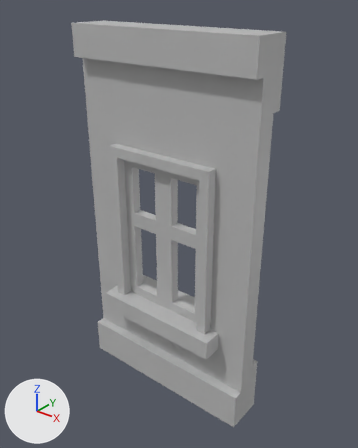
A saved change to the FBX model Assets/Models/SWindow.fbx.
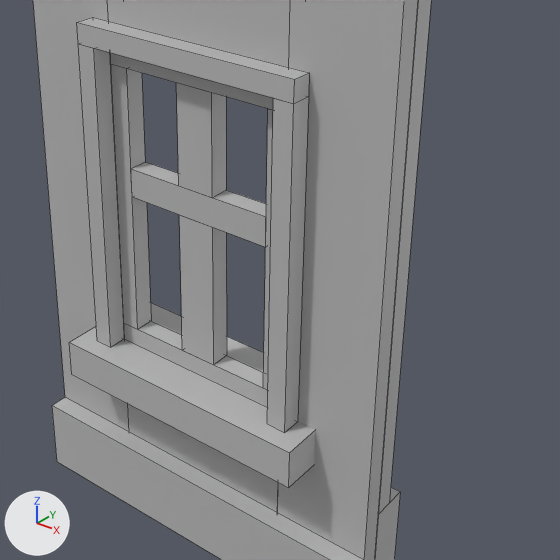
Each version is shown whole from a 50 mm lens placed at (5.28, -3.45, 4.13), pointed at (2.47, 0.06, 1.95), then close up on the part from 21% to 92% of the width and 30% to 88% of the height. Lighting does not change. The marker at lower left points along +X, +Y and +Z. The close-ups show mesh edges as thin lines. Where no turn or scale is listed for an object, it has been applied to the vertices.

Script lines for the objects in view, before the commit:
```python
me_mesh_006 = bpy.data.meshes.new('Mesh.006')
me_mesh_006.from_pydata(...)  # a box spanning x 0.6..0.7, y 0.35..0.45, z -0.5..2.1
me_mesh_006.materials.append(mat_lambert1)  # grey #bcbcbc
me_mesh_021 = bpy.data.meshes.new('Mesh.021')
me_mesh_021.from_pydata(...)  # a box spanning x 0.7..1.7, y 0.4..0.5, z -0.5..-0.4
me_mesh_021.materials.append(mat_lambert1)  # grey #bcbcbc
me_mesh_022 = bpy.data.meshes.new('Mesh.022')
me_mesh_022.from_pydata(...)  # a box spanning x 0.5..0.6, y 0.95..1.05, z -0.5..1.1
me_mesh_022.materials.append(mat_lambert1)  # grey #bcbcbc
ob_p_swindow12 = bpy.data.objects.new('P_SWindow12', me_mesh_022)
ob_p_swindow12.location = (2.4, -1.15, 1.5)
ob_p_swindow13 = bpy.data.objects.new('P_SWindow13', me_mesh_006)
ob_p_swindow13.location = (2.7, -0.35, 1.1)
ob_p_swindow24 = bpy.data.objects.new('P_SWindow24', me_mesh_021)
ob_p_swindow24.location = (1.2, -0.5, 3.0)
# also in view: 'P_SWindow16' at (2.4, -0.05, 1.05); 'P_SWindow23' at (2.4, -0.03, 0.9); 'P_SWindow18' at (2.85, -0.05, 1.8); 'P_SWindow17' at (2.4, -0.15, 2.65); 'P_SWindow22' at (3.15, -0.05, 1.9)
```
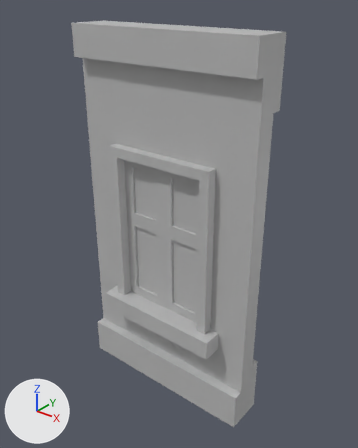
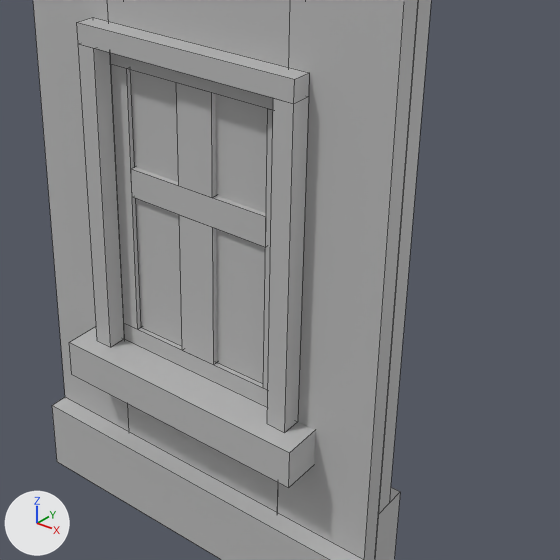
Where the change shows, as pixel boxes (x1, y1, x2, y2) in the close-ups (560 x 560 px):
'P_SWindow53', added: after (130, 69, 268, 384)

The change, as a list of edits to the scene's bpy script:
```text
Add me_mesh_026:
    me_mesh_026.from_pydata(...)  # a box spanning x 0.55..1.35, y 0.6..0.625, z -0.8..0.6
    me_mesh_026.materials.append(mat_lambert1)  # grey #bcbcbc
Add ob_p_swindow53:
    ob_p_swindow53 = bpy.data.objects.new('P_SWindow53', me_mesh_026)
    ob_p_swindow53.location = (1.45, -0.675, 1.9)
```
